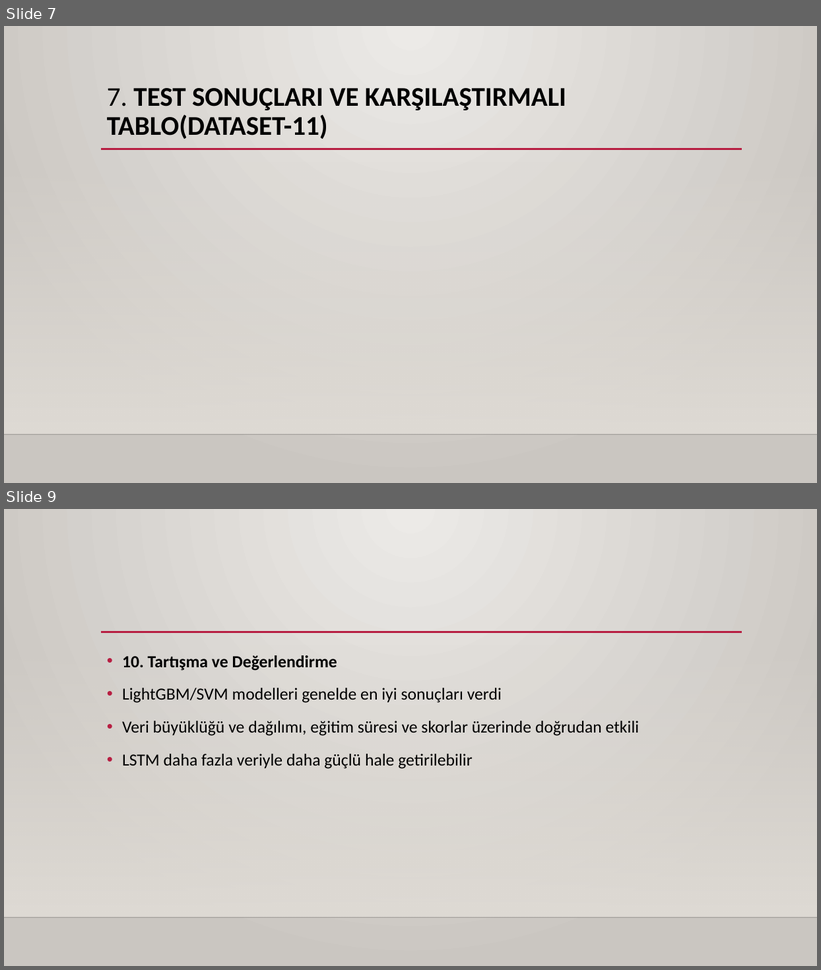
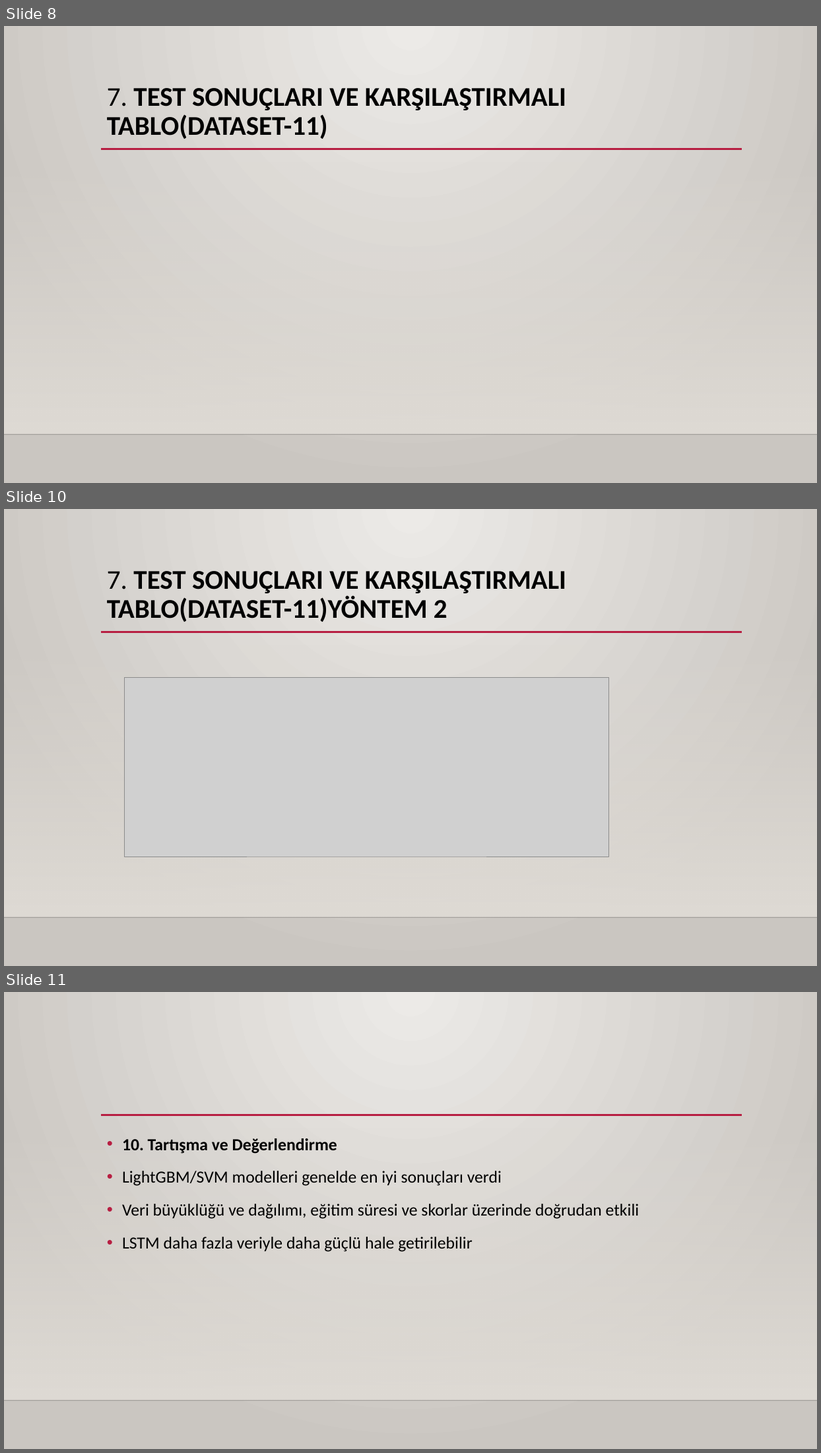
Before and after one commit to KayRARE/470-FakeReviewDetection, a slide deck: SUNUM.pptx. Shown one above the other, each under a label of ours: slides 7 and 9 before the commit, slides 8, 10 and 11 after it; the slides between them are not shown. The pictures are 821x970 and 821x1453 pixels, drawn with LibreOffice and Linux fonts; fonts in the diff are those of the drawing; grey boxes stand for pictures; background and template pictures are left out. Boxes give left, top, right and bottom in pixels: in the first picture for what was removed or moved away, otherwise in the second. Text is boxed around its words. In the diff, an @@ line names an element or a change of style, - is before the commit and + after.

```diff
--- a/SUNUM.pptx
+++ b/SUNUM.pptx
@@ slide 10 added at box(4, 509, 817, 966), background gradient #ECEAE7 to #CAC7C1; not listed: 3 template elements that a slide beside it also shows @@
@@ title added at box(107, 571, 566, 622), 32 pt, text #000000, bold @@
+7. TEST SONUÇLARI VE KARŞILAŞTIRMALI TABLO(DATASET-11)YÖNTEM 2
@@ picture added at box(125, 677, 609, 857) @@
@@ what was slide 7 is now slide 8 @@
@@ what was slide 9 is now slide 11 @@
```
Also in this commit, not shown: 1 slide changed, 1 other slide added, 39 other files.
